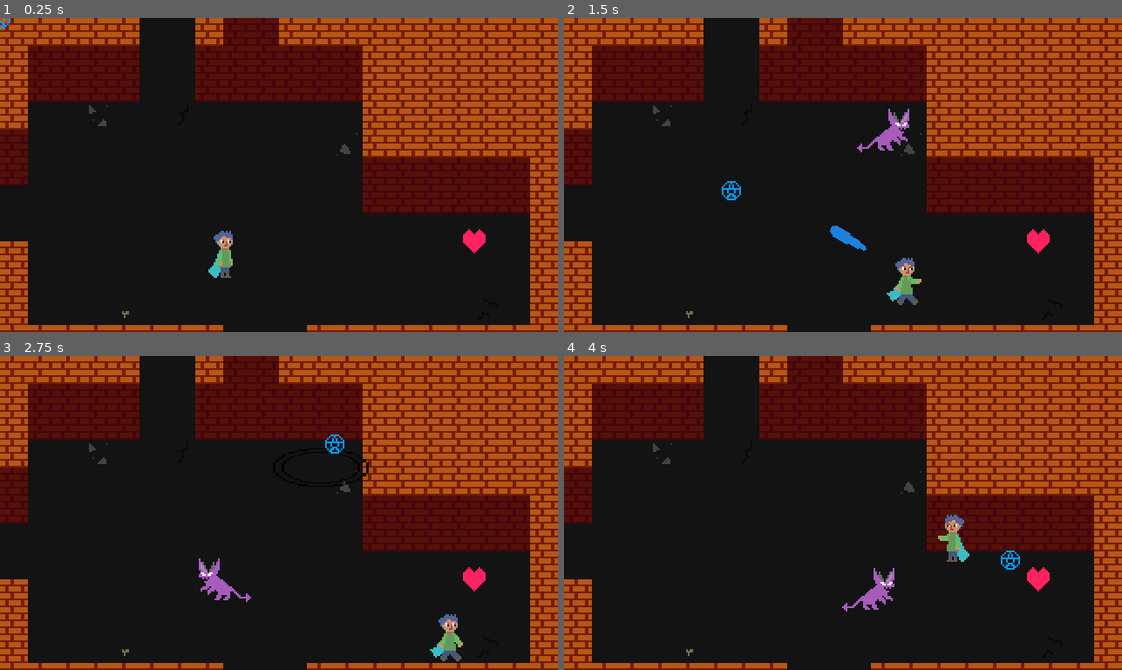
Above: before the commit, frames 1-4 (two rows, left to right).
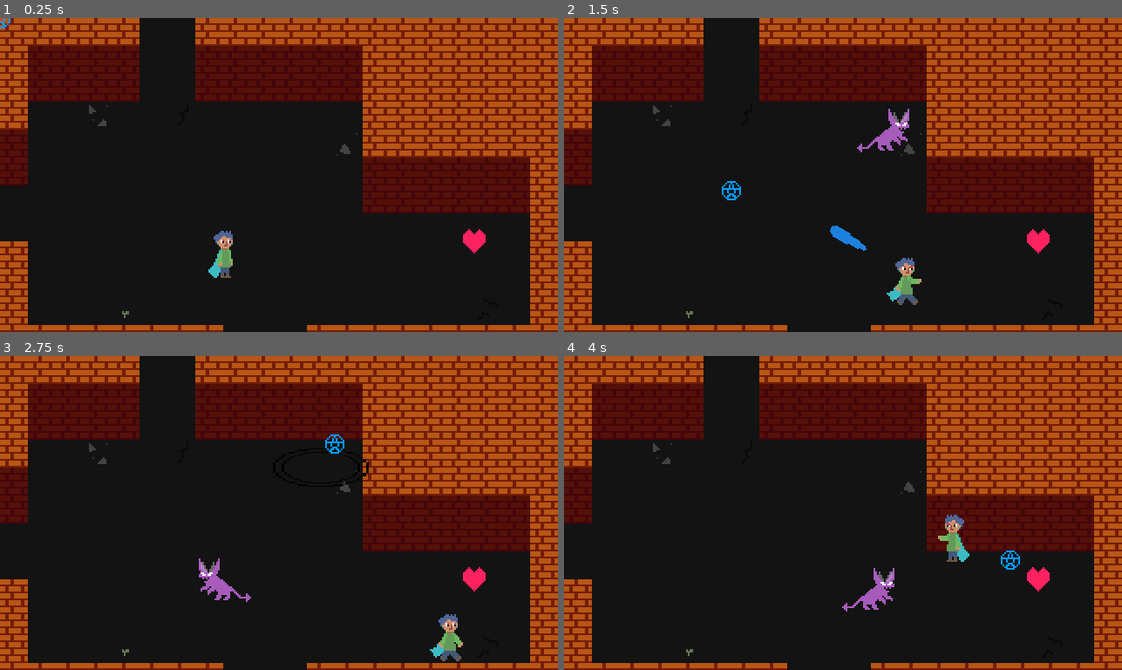
Above: after the commit, the same moments.

Repository: DuncanSparks/blue-and-red
Game: Godot game, scene res://Scenes/Dungeon/Dungeon_Entrance_L3A.tscn
Same seed, same stepped clock (60 frames per second), same inputs: the game is played once before the commit and once after it. This scene is started directly instead of the project's main scene.
Inputs (mouse positions are in pixels of both pictures, inside the frame that each line leads up to):
- Up to frame 1 (0.25 s): no input
- Up to frame 2 (1.5 s): tap Enter at 0.5 s; move the mouse to (965, 159) at 0.52 s; hold D (move_right) 0.53-1.28 s; tap Shift (action_shield) at 0.6 s; move the mouse to (731, 190) at 1.27 s; hold S (move_down) from 1.28 s (still down); tap Space (attack) at 1.35 s
- Up to frame 3 (2.75 s): move the mouse to (334, 443) at 2.02 s; release S (move_down) at 2.03 s; hold D (move_right) from 2.03 s (still down); tap E (sys_interact) at 2.1 s
- Up to frame 4 (4 s): move the mouse to (815, 575) at 2.77 s; release D (move_right) at 2.78 s; hold W (move_up) 2.78-3.53 s; tap Shift (action_shield) at 2.85 s; move the mouse to (1010, 560) at 3.52 s; hold A (move_left) from 3.53 s (still down); tap Space (attack) at 3.6 s

The runs differ from the first frame. In frame 1, 0.9% of the frame differs, in the area x 40-50%, y 0-9%; in frame 2, 0.9%; in frame 3, 0.9%; in frame 4, 0.9%.

Commit message:
fuck this bug

Diff:
--- a/Scenes/Dungeon/Dungeon_Entrance_L3A.tscn
+++ b/Scenes/Dungeon/Dungeon_Entrance_L3A.tscn
@@ -28,19 +28,19 @@
 "name": "annoyed",
 "speed": 5.0
 }, {
+"frames": [ ExtResource( 10 ) ],
+"loop": true,
+"name": "idle2",
+"speed": 5.0
+}, {
+"frames": [ ExtResource( 11 ) ],
+"loop": true,
+"name": "cast",
+"speed": 5.0
+}, {
 "frames": [ ExtResource( 2 ) ],
 "loop": true,
 "name": "talk",
-"speed": 5.0
-}, {
-"frames": [ ExtResource( 10 ) ],
-"loop": true,
-"name": "idle2",
-"speed": 5.0
-}, {
-"frames": [ ExtResource( 11 ) ],
-"loop": true,
-"name": "cast",
 "speed": 5.0
 } ]
 
@@ -133,7 +133,7 @@
 tile_set = ExtResource( 1 )
 cell_size = Vector2( 16, 16 )
 format = 1
-tile_data = PoolIntArray( 0, 0, 0, 1, 0, 0, 2, 0, 0, 3, 0, 0, 4, 0, 0, 5, 6, 0, 6, 6, 0, 7, 0, 0, 8, 15, 0, 9, 15, 0, 10, 0, 0, 11, 0, 0, 12, 0, 0, 13, 0 …(3188 unchanged characters)…
+tile_data = PoolIntArray( 0, 0, 0, 1, 0, 0, 2, 0, 0, 3, 0, 0, 4, 0, 0, 5, 6, 0, 6, 6, 0, 7, 0, 0, 8, 0, 0, 9, 0, 0, 10, 0, 0, 11, 0, 0, 12, 0, 0, 13, 0 …(3188 unchanged characters)…
 __meta__ = {
 "_edit_lock_": true
 }
--- a/Scripts/Player.gd
+++ b/Scripts/Player.gd
@@ -163,6 +163,7 @@
 	$SoundHeal.play()
 	health = min(health + amount, 5)
 	healthbar.set_value(health)
+	Controller.player_health = health
 	healthbar.show()
 	$TimerHeal.start()
 
--- a/Scripts/Scenes/Title.gd
+++ b/Scripts/Scenes/Title.gd
@@ -73,6 +73,8 @@
 func _on_TweenStart_tween_all_completed():
 	Controller.reset_flags()
 	get_node("Player").demon_form = false
+	get_node("Player").health = 5
+	Controller.player_health = 5
 	Controller.player_transformed = false
 	Controller.goto_scene("res://Scenes/Dungeon/Dungeon_Entrance1.tscn", Vector2(160, 158))
 
Not shown, added: export_presets.cfg
